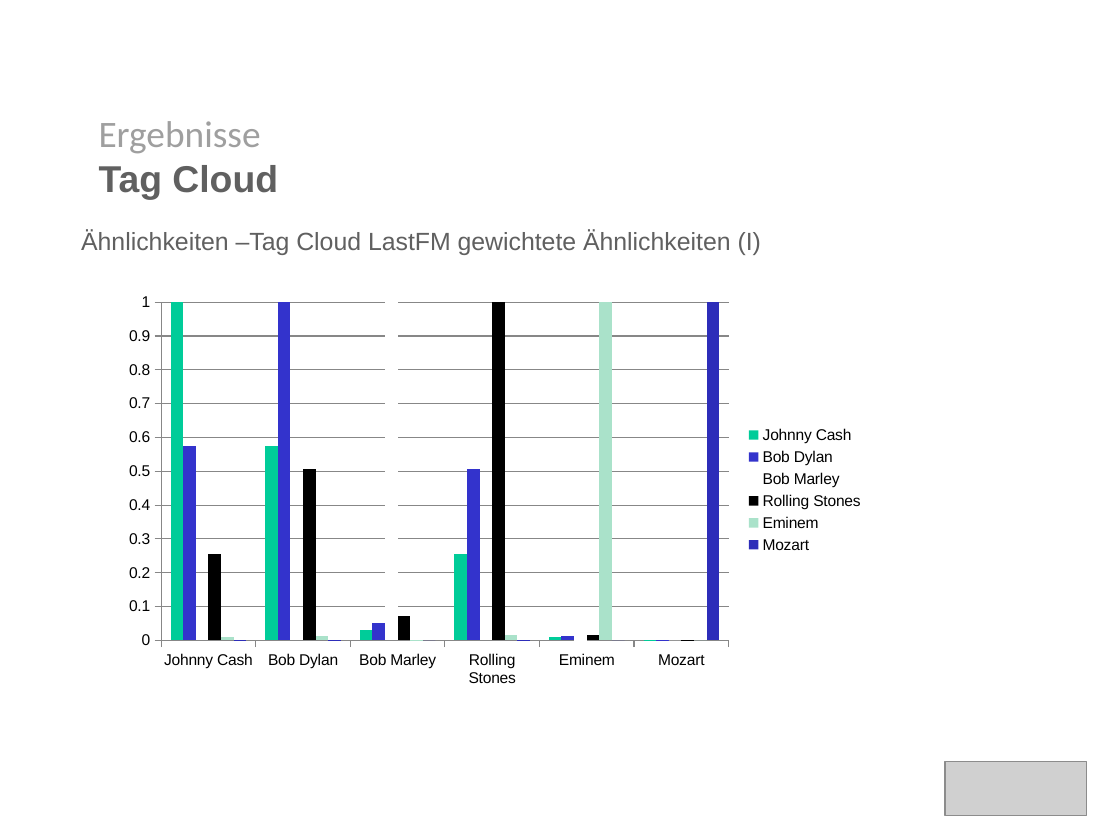
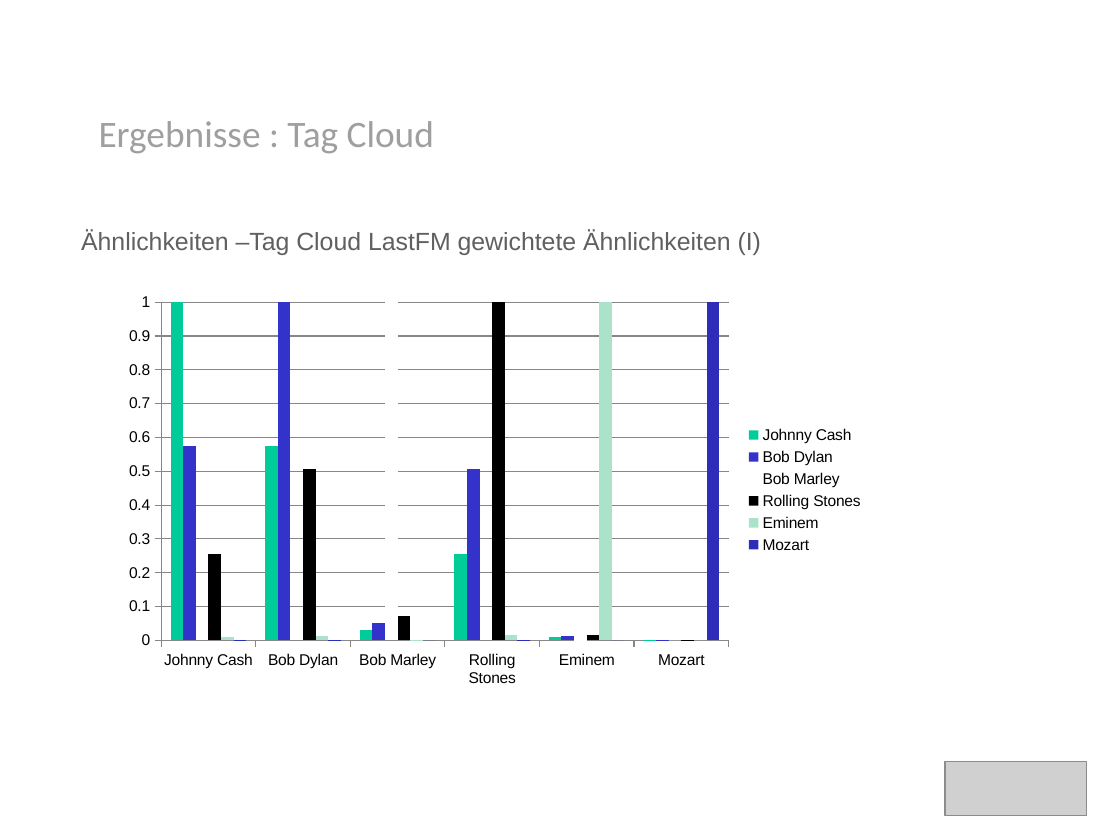
Before and after one commit to ohuguy/mirlastfm, a slide deck: slide 16 of presentation/presentation.pptx. Drawn at 1120x840 pixels with LibreOffice and Linux fonts; fonts in the diff are those of the drawing; grey boxes stand for pictures; background and template pictures are left out. Boxes give left, top, right and bottom in pixels: in the first picture for what was removed or moved away, otherwise in the second. Text is boxed around its words. In the diff, an @@ line names an element or a change of style, - is before the commit and + after.

```diff
--- a/presentation/presentation.pptx
+++ b/presentation/presentation.pptx
@@ text at bbox=[99, 121, 434, 153]: text changed @@
-Ergebnisse
-Tag Cloud
+Ergebnisse : Tag Cloud
```
Also in this commit, not shown: 5 other slides changed.
